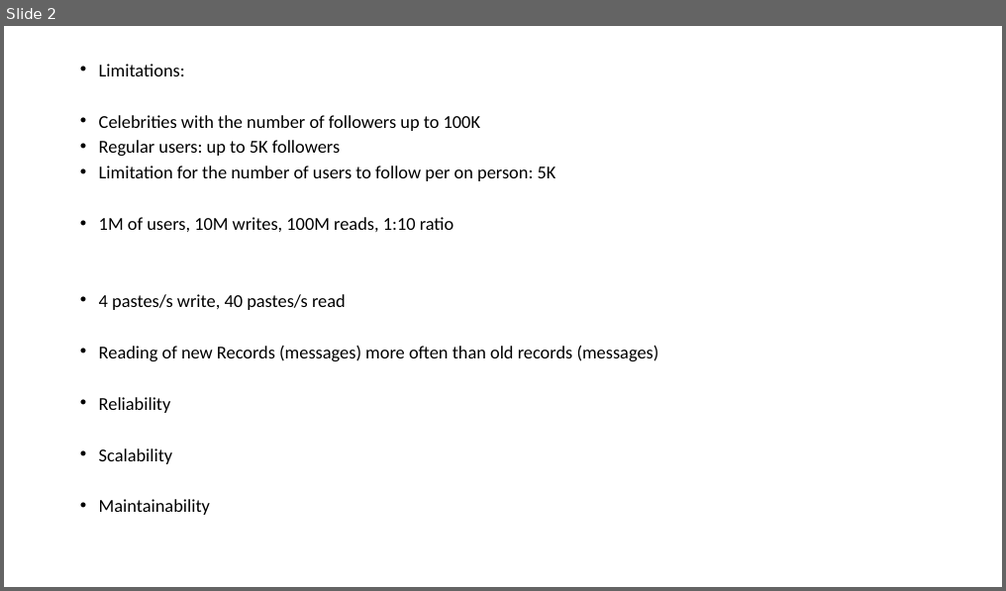
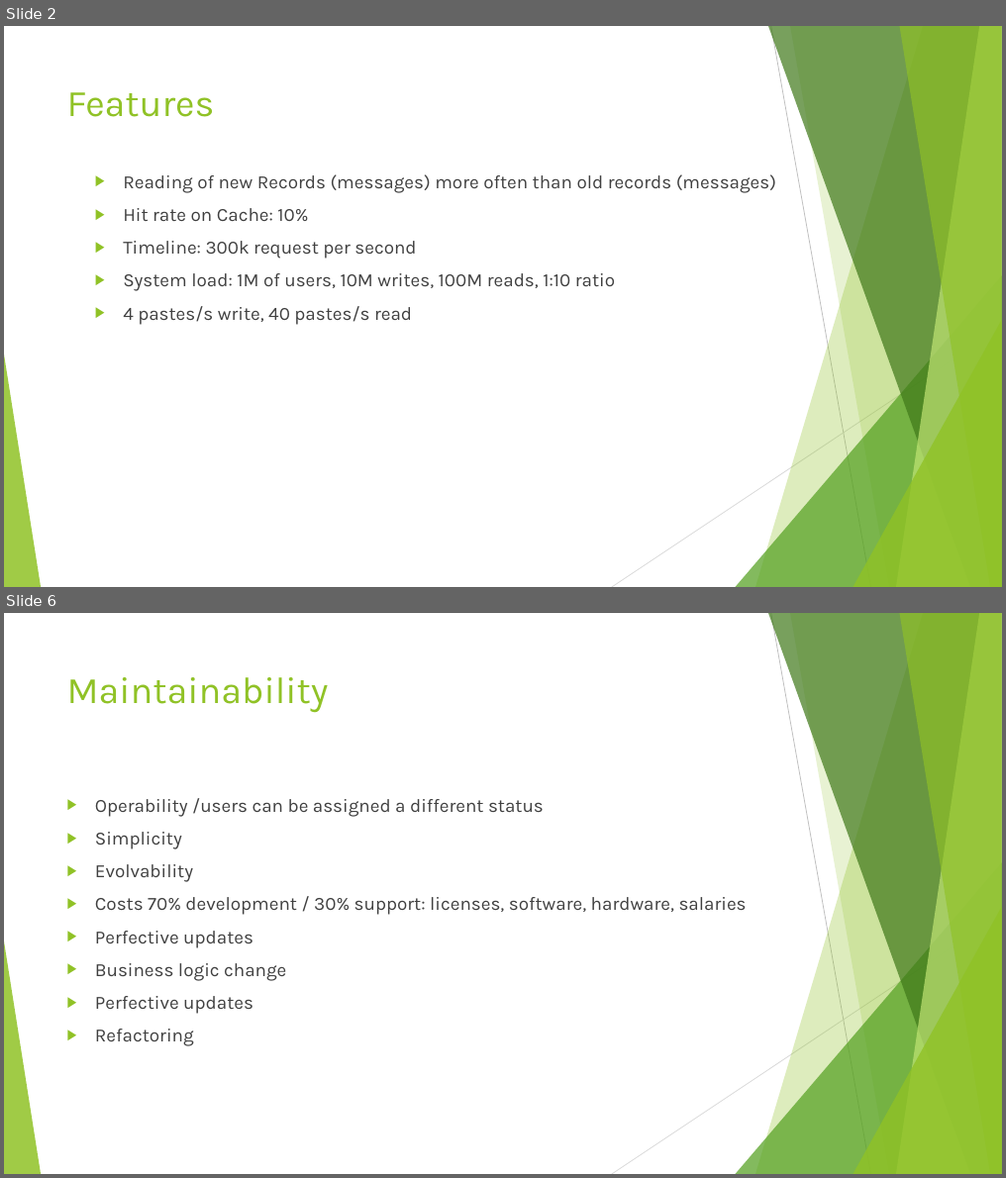
Before and after one commit to Valeriy77/highload, a slide deck: Architecture Requirements.pptx. Shown one above the other, each under a label of ours: slide 2 before the commit, slides 2 and 6 after it; the slides between them are not shown. The pictures are 1006x591 and 1006x1178 pixels, drawn with LibreOffice and Linux fonts; fonts in the diff are those of the drawing. Boxes give left, top, right and bottom in pixels: in the first picture for what was removed or moved away, otherwise in the second. Text is boxed around its words. In the diff, an @@ line names an element or a change of style, - is before the commit and + after.

```diff
--- a/Architecture Requirements.pptx
+++ b/Architecture Requirements.pptx
@@ slide 6 added at [4, 613, 1002, 1174], background #FFFFFF; not listed: 10 template elements that a slide beside it also shows @@
@@ title added at [67, 677, 329, 713], 36 pt, text #90C226 @@
+Maintainability
@@ text added at [95, 798, 746, 1047], 18 pt, text #404040 @@
+▶ Operability /users can be assigned a different status
+▶ Simplicity
+▶ Evolvability
+▶ Costs 70% development / 30% support: licenses, software, hardware, salaries
+▶ Perfective updates
+▶ Business logic change
+▶ Perfective updates
+▶ Refactoring
@@ slide 2 changed as well @@
@@ title added at [67, 92, 215, 117], 36 pt, text #90C226 @@
+Features
@@ text "Reading of new Records (messages) ...": place and size @@
-text "Reading of new Records (messages) ..." at [99, 64, 659, 515]
+text "Reading of new Records (messages) ..." at [123, 174, 776, 325]
@@ text at [123, 174, 776, 291]: text changed; size 17.5 to 18 pt; font Calibri to Karla; text colour #000000 to #404040 @@
-• Limitations:
-• Celebrities with the number of followers up to 100K
-• Regular users: up to 5K followers
-• Limitation for the number of users to follow per on person: 5K
-• 1M of users, 10M writes, 100M reads, 1:10 ratio
+▶ Reading of new Records (messages) more often than old records (messages)
+▶ Hit rate on Cache: 10%
+▶ Timeline: 300k request per second
+▶ System load: 1M of users, 10M writes, 100M reads, 1:10 ratio
@@ text at [123, 306, 412, 325]: size 17.5 to 18 pt, font Calibri to Karla, text colour #000000 to #404040 in "4 pastes/s write, 40 pastes/s read"; bullet • to ▶; line spacing 0.7 to 1 @@
@@ text at [99, 345, 659, 515]: paragraphs removed @@
-• Reading of new Records (messages) more often than old records (messages)
-• Reliability
-• Scalability
-• Maintainability
@@ group added at [4, 26, 1002, 587]: 5 freeform shapes, 3 triangles, 2 lines @@
```
Also in this commit, not shown: 1 other slide changed, 7 other slides added.
